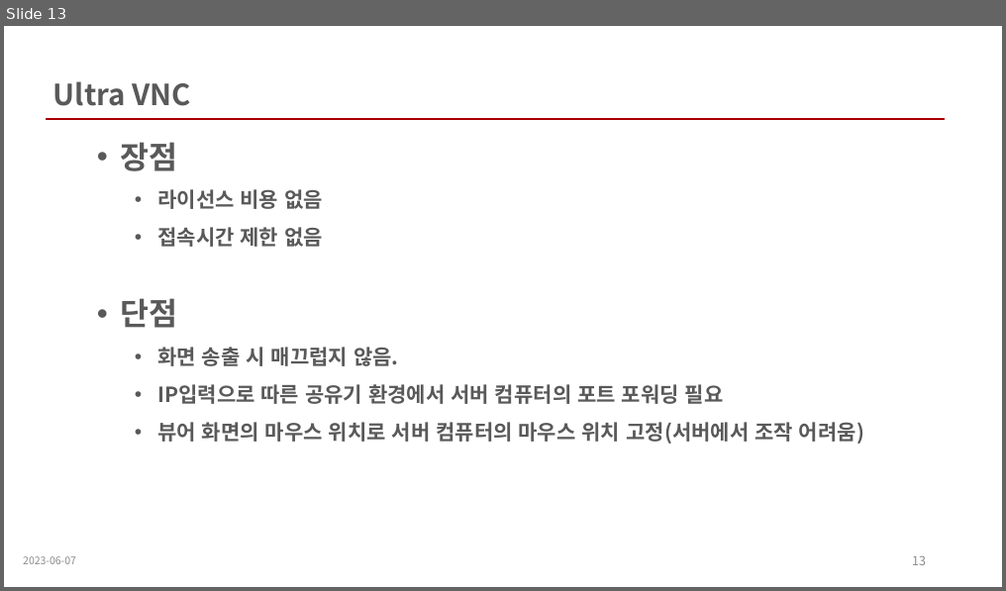
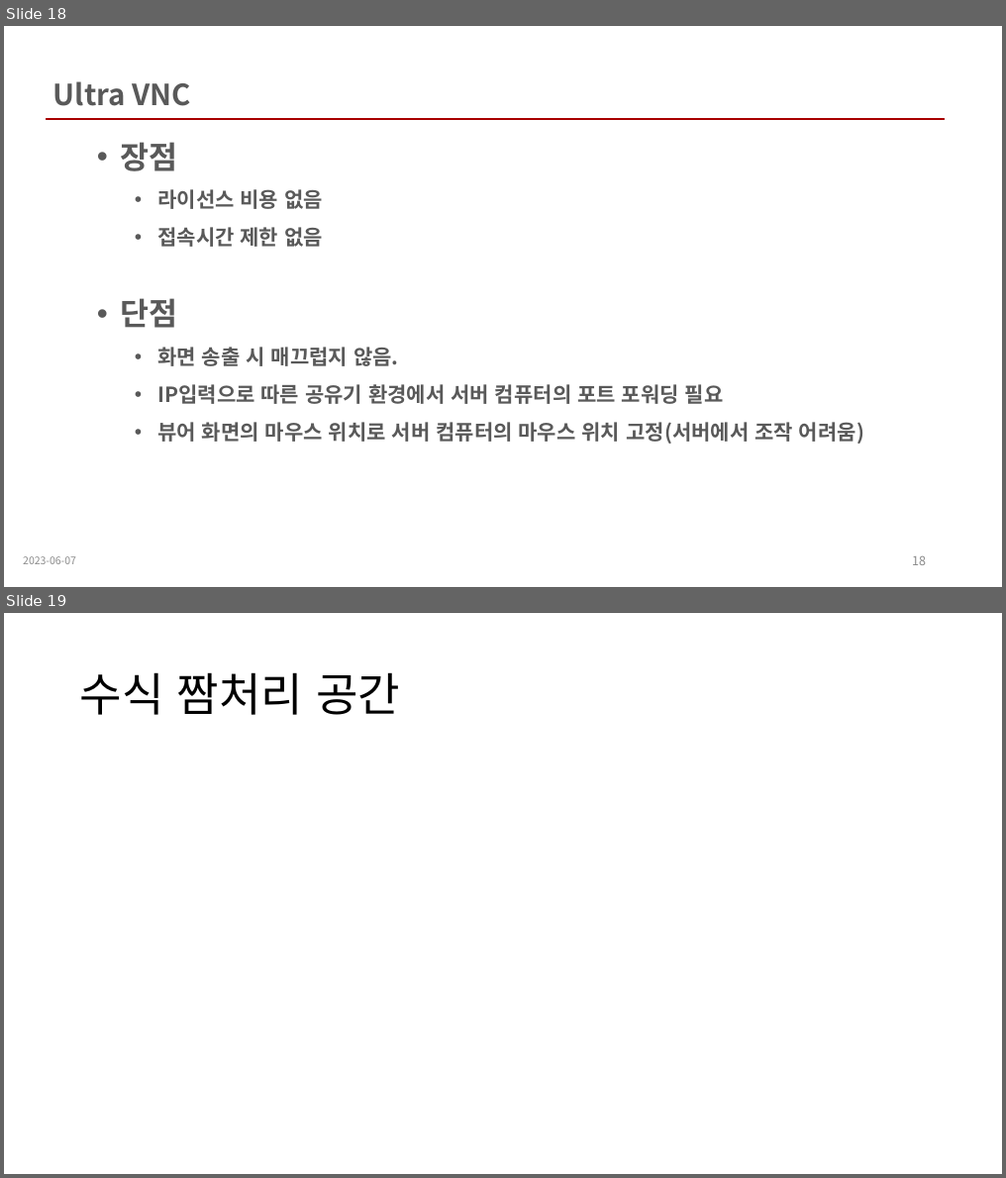
Before and after one commit to wkdnffla3/Dev_doc, a slide deck: deep_learning/DL_ppt/2_perceptron.pptx. Shown one above the other, each under a label of ours: slide 13 before the commit, slides 18 and 19 after it. The pictures are 1006x591 and 1006x1178 pixels, drawn with LibreOffice and Linux fonts; fonts in the diff are those of the drawing; grey boxes stand for pictures. Boxes give left, top, right and bottom in pixels: in the first picture for what was removed or moved away, otherwise in the second. Text is boxed around its words. In the diff, an @@ line names an element or a change of style, - is before the commit and + after.

```diff
--- a/deep_learning/DL_ppt/2_perceptron.pptx
+++ b/deep_learning/DL_ppt/2_perceptron.pptx
@@ slide 19 added at (4, 613, 1002, 1174), background #FFFFFF @@
@@ title added at (80, 672, 400, 715), 44 pt, text #000000 @@
+수식 짬처리 공간
@@ what was slide 13 is now slide 18 @@
```
Also in this commit, not shown: 1 slide changed, 6 other slides added, 1 slide removed, 1 other file.
